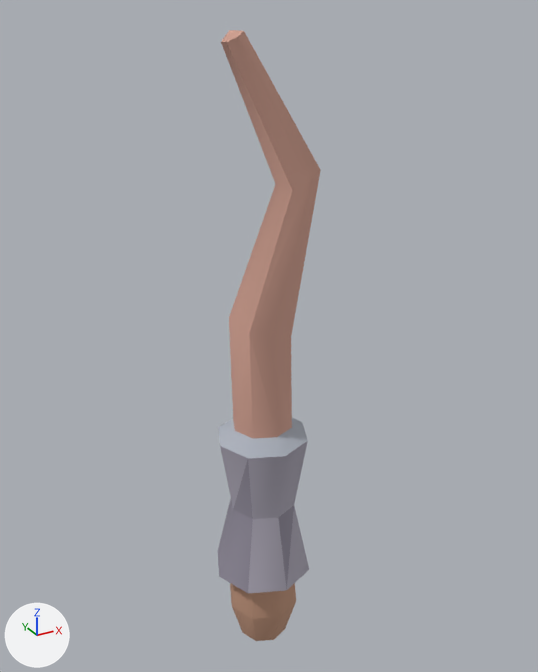
The glTF model example_game/world/props/wand.prop/model.glb, before and after one commit.
The view is the same before and after, from a camera (50 mm lens) standing at (-0.353, -0.659, 0.723) and looking at (0.016, 0.013, 0.387). The lights are fixed; the arrows at lower left show +X, +Y and +Z. The first picture is the older version. Vertices at exactly the same position are counted once.

Script lines for the objects in view, before the commit:
```python
me_model = bpy.data.meshes.new('model')
me_model.from_pydata(...)  # 77 vertices, 150 faces; spans x -0.06..0.06, y -0.06..0.06, z -0.02..0.705
me_model.materials.append(mat_style)
ob_model = bpy.data.objects.new('model', me_model)
ob_model.location = (0.0, 0.0, 0.0)
```
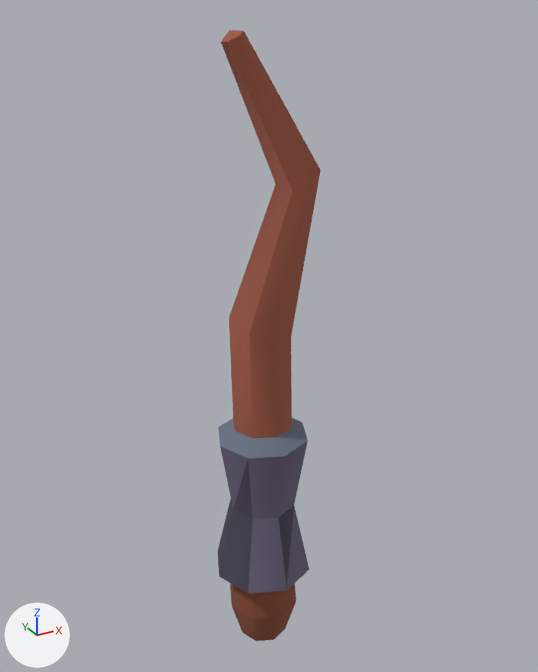
The change in detail:
me_model has 77 vertices, 150 faces and spans x -0.06..0.06, y -0.06..0.06, z -0.02..0.705.
me_model is used by ob_model.
me_model part 1: 86 faces centred in x -0.039..0.051, y -0.039..0.039, z -0.019..0.704 are repainted in the vertex colours; the middle colour goes from beige #d0a090 to brown #a05a47.
me_model part 2: 30 faces centred in x -0.048..0.048, y -0.048..0.048, z 0.078..0.21 are repainted in the vertex colours; the middle colour goes from grey #938e9d to greyish purple #494556.
me_model part 3: 34 faces centred in x -0.044..0.044, y -0.047..0.047, z 0.118..0.281 are repainted in the vertex colours; the middle colour goes from grey #ada8b6 to greyish purple #6a6378.

Boxes [x1, y1, x2, y2] around the edits, measured in the pictures (538 x 672 px):
part 1 of me_model, recoloured (beige to brown)
    both: [221, 30, 321, 641]
part 2 of me_model, recoloured (darker)
    both: [217, 460, 306, 593]
part 3 of me_model, recoloured (darker)
    both: [218, 418, 309, 593]
